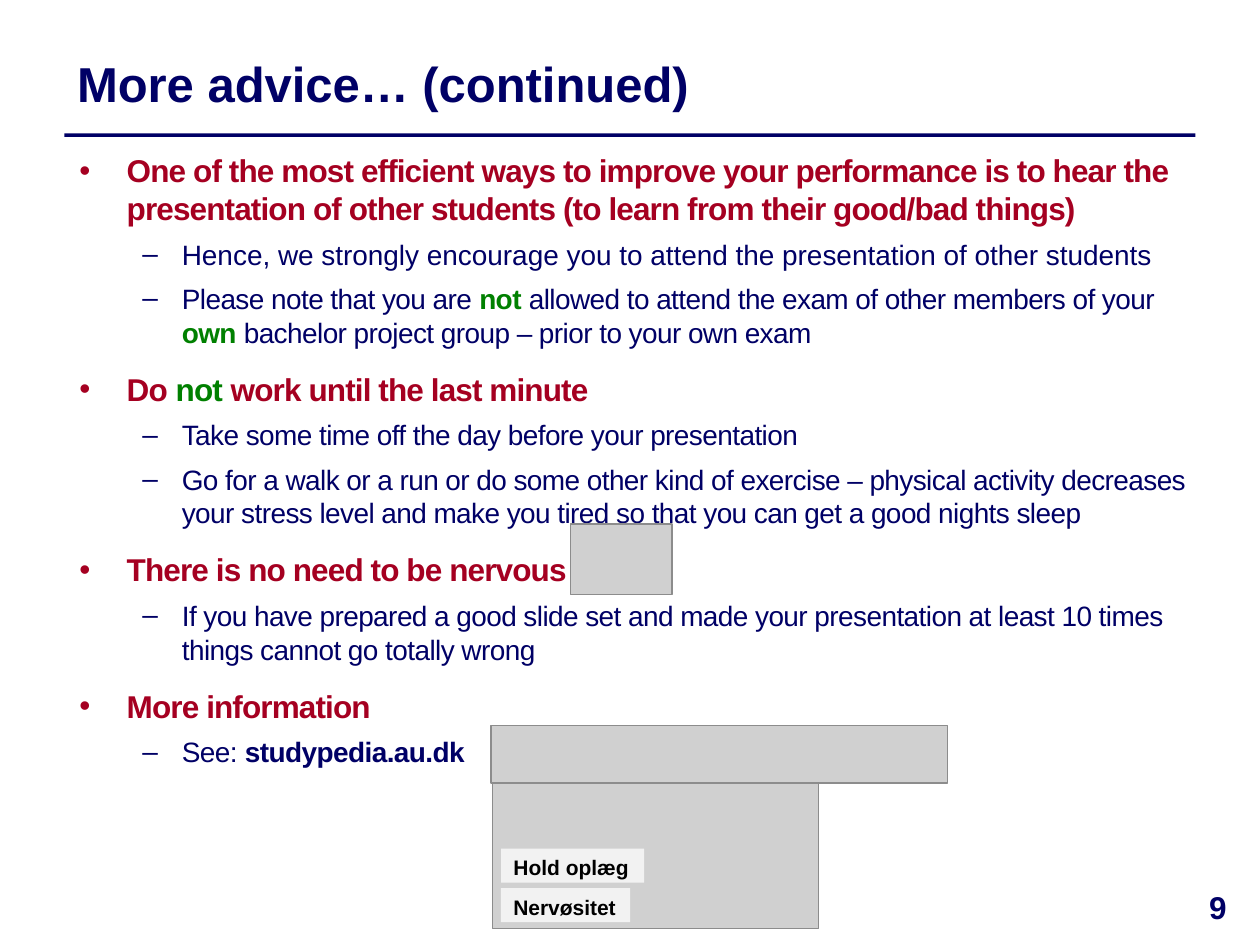
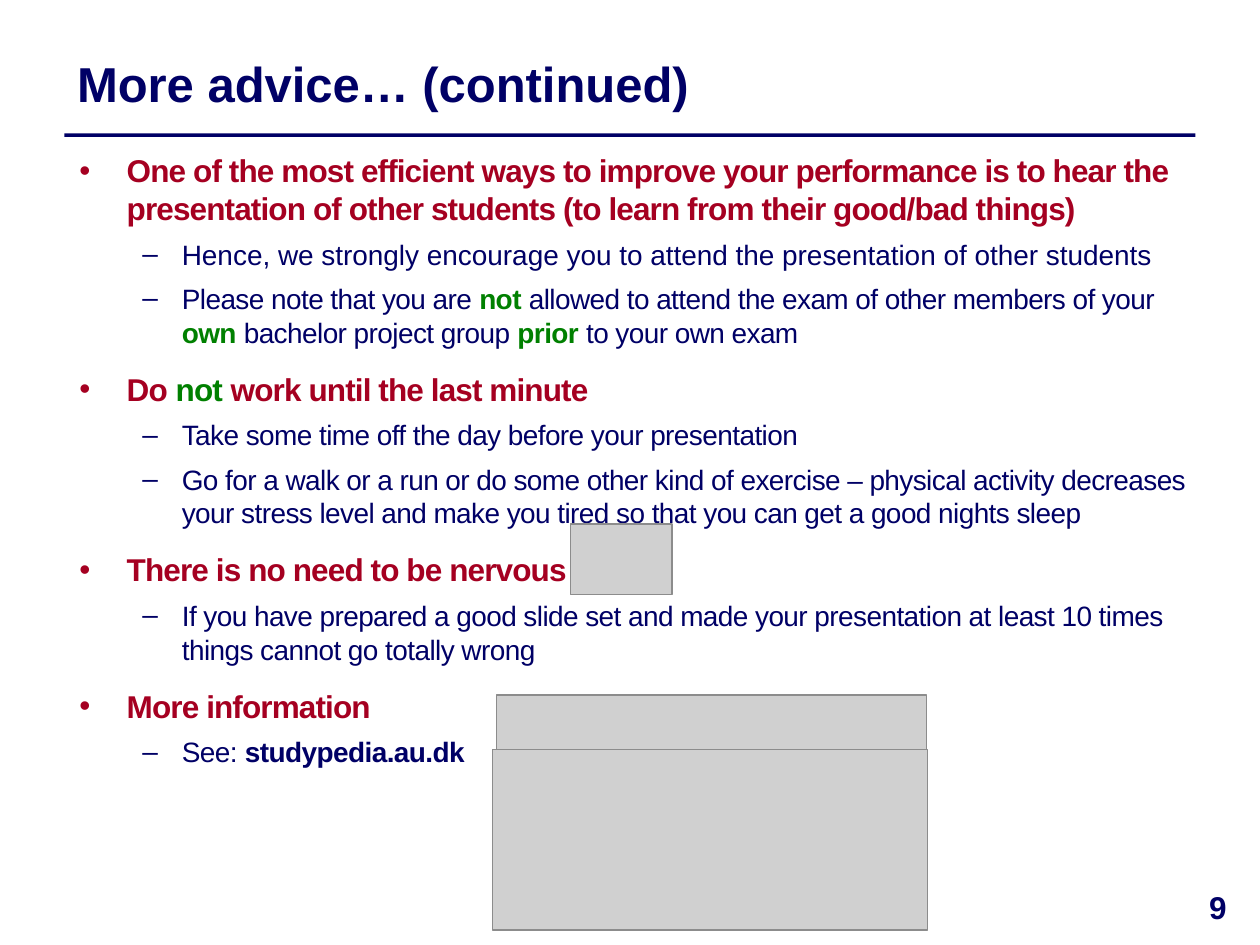
Before and after one commit to IntProgAU/Materiale, a slide deck: slide 9 of web/b22/4 Oral Presentation.pptx. Drawn at 1260x945 pixels with LibreOffice and Linux fonts; fonts in the diff are those of the drawing; grey boxes stand for pictures. Boxes give left, top, right and bottom in pixels: in the first picture for what was removed or moved away, otherwise in the second. Text is boxed around its words. In the diff, an @@ line names an element or a change of style, - is before the commit and + after.

```diff
--- a/web/b22/4 Oral Presentation.pptx
+++ b/web/b22/4 Oral Presentation.pptx
@@ text at [182, 288, 1155, 348]: text changed @@
-  – Please note that you are not allowed to attend the exam of other members of your own bachelor project group – prior to your own exam
+  – Please note that you are not allowed to attend the exam of other members of your own bachelor project group prior to your own exam
@@ picture: place and size @@
-picture at [491, 726, 948, 784]
+picture at [496, 696, 926, 753]
@@ picture: place and size @@
-picture at [493, 784, 819, 929]
+picture at [493, 750, 927, 930]
@@ rectangle removed at [501, 848, 645, 882] @@
-Hold oplæg
@@ rectangle removed at [501, 888, 631, 922] @@
-Nervøsitet
```
Also in this commit, not shown: 1 other slide changed, 4 other files.
